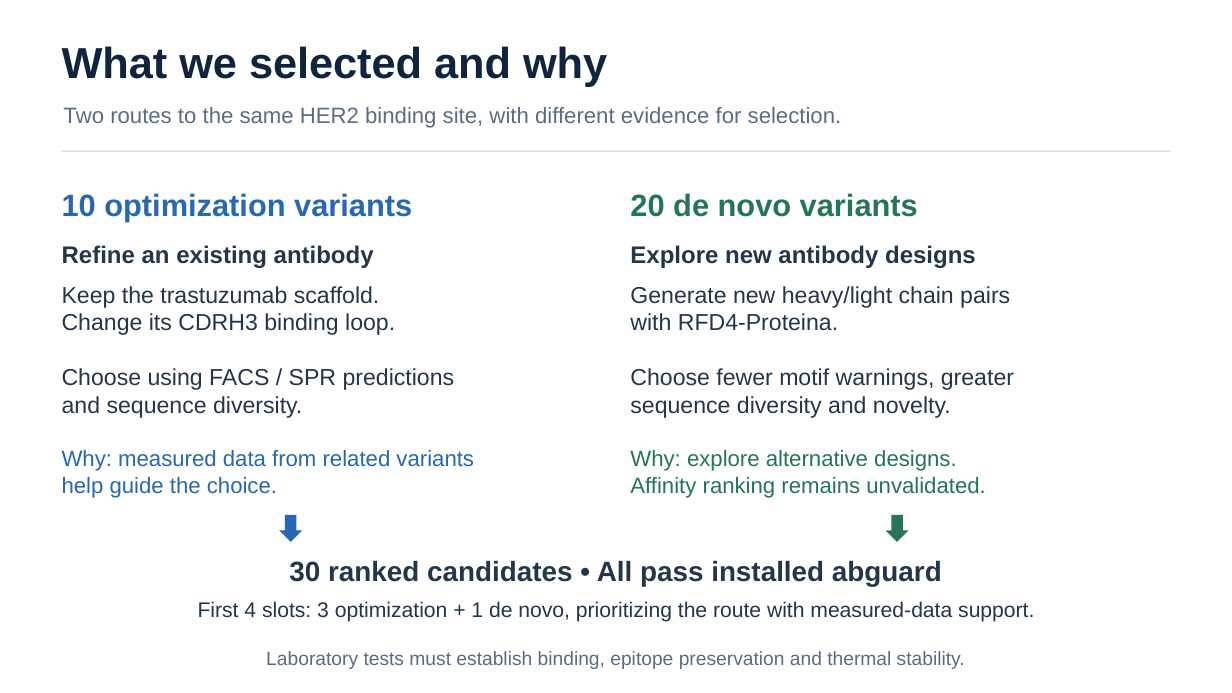
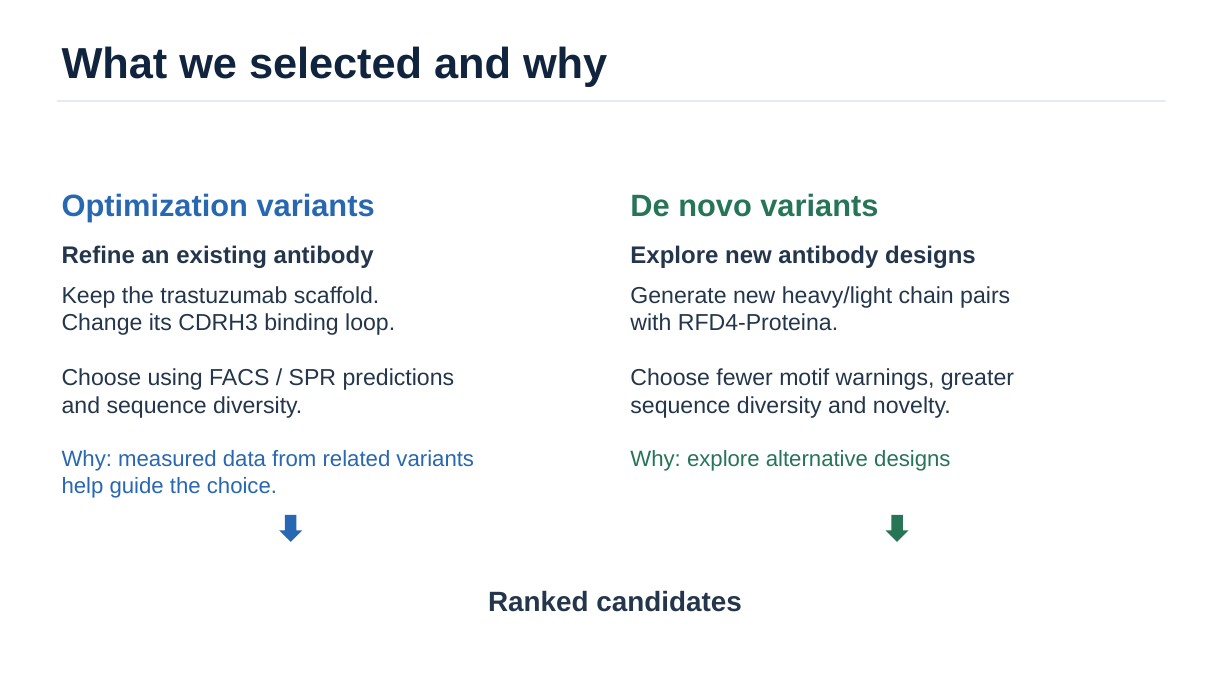
Before and after one commit to ambushhere/antibody-hackathon, a slide deck: slide 1 of output/selection-slide/her2-selection-and-evidence-en.pptx. Drawn at 1232x693 pixels with LibreOffice and Linux fonts; fonts in the diff are those of the drawing. Boxes give left, top, right and bottom in pixels: in the first picture for what was removed or moved away, otherwise in the second. Text is boxed around its words. In the diff, an @@ line names an element or a change of style, - is before the commit and + after.

Commit message:
docs: publish final pitch and post-event handoff
Preserve the final two-slide pitch and ranked CSV. Document measured-data selection rationale, experiment limits and local data retention.

```diff
--- a/output/selection-slide/her2-selection-and-evidence-en.pptx
+++ b/output/selection-slide/her2-selection-and-evidence-en.pptx
@@ line moved from (62, 152) - (1171, 152) to (56, 101) - (1165, 101) @@
@@ text removed at (63,107,842,128) @@
-Two routes to the same HER2 binding site, with different evidence for selection.
@@ text at (62,193,375,222): text changed @@
-10 optimization variants
+Optimization variants
@@ text at (630,193,878,217): text changed @@
-20 de novo variants
+De novo variants
@@ text at (630,450,950,471): text changed @@
-Why: explore alternative designs.
-Affinity ranking remains unvalidated.
+Why: explore alternative designs
@@ text at (488,590,741,612): text changed @@
-30 ranked candidates • All pass installed abguard
+Ranked candidates
@@ text removed at (198,601,1034,622) @@
-First 4 slots: 3 optimization + 1 de novo, prioritizing the route with measured-data support.
@@ text removed at (266,651,965,669) @@
-Laboratory tests must establish binding, epitope preservation and thermal stability.
```
Also in this commit, not shown: 1 other slide changed, 2 slides removed, 19 other files.
